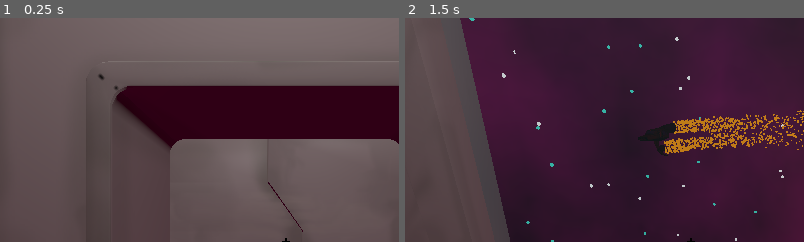
Above: before the commit, frames 1-2 (left to right).
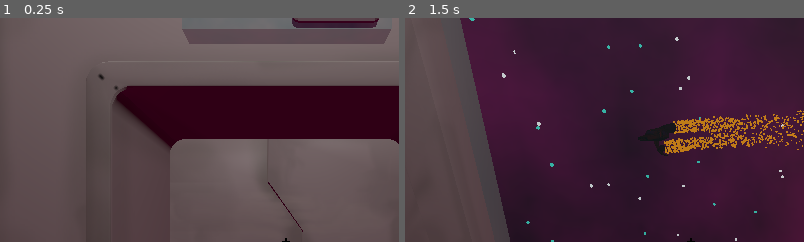
Above: after the commit, the same moments.

Repository: kettle-game-studio/unlimited-space-shawarma
Game: Godot game, scene res://assets/scenes/main_scene.tscn
The game is run twice, just before and just after one commit, with the same random seed, the same clock (stepped at 60 frames per second) and the same inputs. Sound files missing from this copy of the repository are replaced by a short silence.
Inputs (mouse positions are % of the whole screen's width and height, from its top left):
- Up to frame 1 (0.25 s): no input
- Up to frame 2 (1.5 s): tap Enter at 0.5 s; move the mouse to (72, 45) at 0.52 s; click (72, 45) at 0.6 s; tap Space at 1.25 s; move the mouse to (45, 50) at 1.27 s; click (45, 50) at 1.35 s
The pictures show only the part of the screen within x 14-64%, y 0-50%; the shares and areas given below are measured in that part.

The runs differ from the first frame. In frame 1, 4.3% of the frame differs, in the area x 45-98%, y 0-12%; in frame 2, nothing differs.

Commit message:
Add radio

Diff:
--- /dev/null
+++ b/assets/prefabs/radio.tscn
@@ -0,0 +1,127 @@
+[gd_scene load_steps=18 format=3 uid="uid://rb3q3dmggp12"]
+
+[ext_resource type="Script" path="res://assets/scripts/radio.gd" id="1_ij06s"]
+[ext_resource type="AudioStream" uid="uid://dmv61vgxcgtqb" path="res://assets/sounds/click_button.mp3" id="2_sdxu4"]
+[ext_resource type="PackedScene" uid="uid://cm6ni63ele7h2" path="res://assets/prefabs/room_parts/button_2.tscn" id="3_helkm"]
+[ext_resource type="Material" uid="uid://cjtprjfix40p3" path="res://assets/materials/glass_material.tres" id="3_w5uym"]
+[ext_resource type="Script" path="res://assets/scripts/button.gd" id="4_pmeq8"]
+[ext_resource type="Script" path="res://assets/scripts/activator.gd" id="5_7jc0b"]
+[ext_resource type="AudioStream" uid="uid://c607x0sf17vna" path="res://assets/music/ambient1.mp3" id="6_hmxft"]
+[ext_resource type="FontFile" uid="uid://c8uok1f60aplw" path="res://assets/fonts/Chakra_Petch/ChakraPetch-Bold.ttf" id="7_26ppa"]
+[ext_resource type="PackedScene" uid="uid://ehb7xj86h356" path="res://assets/prefabs/machines/progress_sprite.tscn" id="9_stcsm"]
+
+[sub_resource type="BoxMesh" id="BoxMesh_42t7y"]
+lightmap_size_hint = Vector2i(6, 10)
+size = Vector3(2, 1, 0.25)
+subdivide_width = 2
+subdivide_height = 2
+subdivide_depth = 2
+
+[sub_resource type="BoxShape3D" id="BoxShape3D_feqi4"]
+size = Vector3(0.868266, 0.426219, 0.0787497)
+
+[sub_resource type="StandardMaterial3D" id="StandardMaterial3D_wvday"]
+
+[sub_resource type="StandardMaterial3D" id="StandardMaterial3D_obios"]
+albedo_color = Color(0, 1, 0.670588, 1)
+
+[sub_resource type="TextMesh" id="TextMesh_bnc47"]
+material = SubResource("StandardMaterial3D_obios")
+text = "+"
+font = ExtResource("7_26ppa")
+font_size = 40
+
+[sub_resource type="StandardMaterial3D" id="StandardMaterial3D_01sll"]
+
+[sub_resource type="StandardMaterial3D" id="StandardMaterial3D_qovjw"]
+albedo_color = Color(1, 0.215686, 0.0941176, 1)
+
+[sub_resource type="TextMesh" id="TextMesh_xde44"]
+material = SubResource("StandardMaterial3D_qovjw")
+text = "-"
+font = ExtResource("7_26ppa")
+font_size = 36
+
+[node name="radio" type="Node3D" node_paths=PackedStringArray("music", "progress_sprite")]
+script = ExtResource("1_ij06s")
+music = NodePath("Music")
+progress_sprite = NodePath("ProgressSprite")
+
+[node name="Music" type="AudioStreamPlayer3D" parent="."]
+stream = ExtResource("6_hmxft")
+volume_db = -3.254
+panning_strength = 0.0
+bus = &"Inner"
+
+[node name="MeshInstance3D" type="MeshInstance3D" parent="."]
+transform = Transform3D(1, 0, 0, 0, 1, 0, 0, 0, 1, -0.000281096, 0.127002, -0.0012517)
+mesh = SubResource("BoxMesh_42t7y")
+surface_material_override/0 = ExtResource("3_w5uym")
+
+[node name="ClickSound" type="AudioStreamPlayer3D" parent="."]
+transform = Transform3D(-1, -8.74228e-08, 0, 8.74228e-08, -1, 0, 0, 0, 1, 0, 0, 0)
+stream = ExtResource("2_sdxu4")
+volume_db = -5.0
+max_db = -1.699
+bus = &"Blender"
+
+[node name="PlayButton" parent="." instance=ExtResource("3_helkm")]
+transform = Transform3D(1, 0, 0, 0, 1, 0, 0, 0, 1, -0.462333, 0.380208, 0.1)
+script = ExtResource("4_pmeq8")
+hint = "Play"
+
+[node name="PlayArea" type="Area3D" parent="PlayButton" node_paths=PackedStringArray("hint_source", "activation_sound")]
+script = ExtResource("5_7jc0b")
+hint_source = NodePath("..")
+activation_sound = NodePath("../../ClickSound")
+
+[node name="CollisionShape3D" type="CollisionShape3D" parent="PlayButton/PlayArea"]
+shape = SubResource("BoxShape3D_feqi4")
+
+[node name="LouderButton" parent="." instance=ExtResource("3_helkm")]
+transform = Transform3D(1, 0, 0, 0, 1, 0, 0, 0, 1, 0.47, 0.383, 0.1)
+surface_material_override/0 = SubResource("StandardMaterial3D_wvday")
+script = ExtResource("4_pmeq8")
+hint = "Louder"
+
+[node name="+" type="MeshInstance3D" parent="LouderButton"]
+transform = Transform3D(1, 0, 0, 0, 1, 0, 0, 0, 1, 0, 0.03, 0.0792266)
+mesh = SubResource("TextMesh_bnc47")
+skeleton = NodePath("../..")
+
+[node name="LouderArea" type="Area3D" parent="LouderButton" node_paths=PackedStringArray("hint_source", "activation_sound")]
+script = ExtResource("5_7jc0b")
+hint_source = NodePath("..")
+activation_sound = NodePath("../../ClickSound")
+
+[node name="CollisionShape3D" type="CollisionShape3D" parent="LouderButton/LouderArea"]
+shape = SubResource("BoxShape3D_feqi4")
+
+[node name="QuietButton" parent="." instance=ExtResource("3_helkm")]
+transform = Transform3D(1, 0, 0, 0, 1, 0, 0, 0, 1, 0.469887, -0.113282, 0.1)
+surface_material_override/0 = SubResource("StandardMaterial3D_01sll")
+script = ExtResource("4_pmeq8")
+hint = "Quiet"
+
+[node name="-" type="MeshInstance3D" parent="QuietButton"]
+transform = Transform3D(1.57008, 0, 0, 0, 1, 0, 0, 0, 1, 2.14577e-06, 0.0352523, 0.0786452)
+mesh = SubResource("TextMesh_xde44")
+skeleton = NodePath("../..")
+
+[node name="QuietArea" type="Area3D" parent="QuietButton" node_paths=PackedStringArray("hint_source", "activation_sound")]
+script = ExtResource("5_7jc0b")
+hint_source = NodePath("..")
+activation_sound = NodePath("../../ClickSound")
+
+[node name="CollisionShape3D" type="CollisionShape3D" parent="QuietButton/QuietArea"]
+shape = SubResource("BoxShape3D_feqi4")
+
+[node name="ProgressSprite" parent="." instance=ExtResource("9_stcsm")]
+transform = Transform3D(0.0547673, 0, 0, 0, 0.06472, 0, 0, 0, 1, -0.475902, -0.100144, 0.138033)
+
+[connection signal="activated" from="PlayButton/PlayArea" to="." method="_on_play_area_activated"]
+[connection signal="activated" from="PlayButton/PlayArea" to="PlayButton" method="_on_area_activated"]
+[connection signal="activated" from="LouderButton/LouderArea" to="LouderButton" method="_on_area_activated"]
+[connection signal="activated" from="LouderButton/LouderArea" to="." method="_on_change_volume" binds= [1]]
+[connection signal="activated" from="QuietButton/QuietArea" to="QuietButton" method="_on_area_activated"]
+[connection signal="activated" from="QuietButton/QuietArea" to="." method="_on_change_volume" binds= [-1]]
--- a/assets/scenes/main_scene.tscn
+++ b/assets/scenes/main_scene.tscn
@@ -22,6 +22,7 @@
 [ext_resource type="Resource" uid="uid://xgmrhlbky15i" path="res://assets/prefabs/items/data/multivegetable_tree.tres" id="18_76lsf"]
 [ext_resource type="Texture2D" uid="uid://dl5nfptixupgh" path="res://assets/writings/plants_help.png" id="20_t0j0i"]
 [ext_resource type="PackedScene" uid="uid://tqi5dw3n0sam" path="res://assets/prefabs/space_ship.tscn" id="21_2ndht"]
+[ext_resource type="PackedScene" uid="uid://rb3q3dmggp12" path="res://assets/prefabs/radio.tscn" id="23_fj5av"]
 
 [sub_resource type="CameraAttributesPractical" id="CameraAttributesPractical_ho8qv"]
 
@@ -189,6 +190,9 @@
 [node name="WaterThePlants" type="Sprite3D" parent="Notes"]
 transform = Transform3D(-2.18557e-08, 0, -0.5, 0, 0.5, 0, 0.5, 0, -2.18557e-08, 2.98411, 3.03582, -2.17482)
 texture = ExtResource("20_t0j0i")
+
+[node name="radio" parent="." instance=ExtResource("23_fj5av")]
+transform = Transform3D(1, 0, 0, 0, 1, 0, 0, 0, 1, 0, 3.472, -2.90766)
 
 [connection signal="item_placed" from="TreePots/TreePot1" to="Notes" method="_on_item_placed"]
 [connection signal="item_placed" from="TreePots/TreePot2" to="Notes" method="_on_item_placed"]
--- /dev/null
+++ b/assets/scripts/radio.gd
@@ -0,0 +1,28 @@
+extends Node3D
+
+@export var music: AudioStreamPlayer3D
+
+@export var progress_sprite: ProgressSprite
+@export var min_volume = -40
+@export var max_volume = 10
+@export var default_volume = -5
+
+func volume_as_progress() -> float:
+	return (music.volume_db-min_volume)/(max_volume-min_volume)
+
+func _ready():
+	progress_sprite.set_progress(volume_as_progress())
+
+func _on_play_area_activated(player):
+	if music.playing:
+		music.stop()
+	else:
+		music.play()
+
+func _on_change_volume(player: Player, delta: int):
+	music.volume_db+=delta
+	if music.volume_db < min_volume:
+		music.volume_db = min_volume
+	elif music.volume_db > max_volume:
+		music.volume_db = max_volume
+	progress_sprite.set_progress(volume_as_progress())
Not shown, added: assets/music/ambient1.mp3.import
Not shown: 2 places in assets/scenes/main_scene.tscn that only renumber resources
Not shown, added: assets/music/ambient1.mp3
